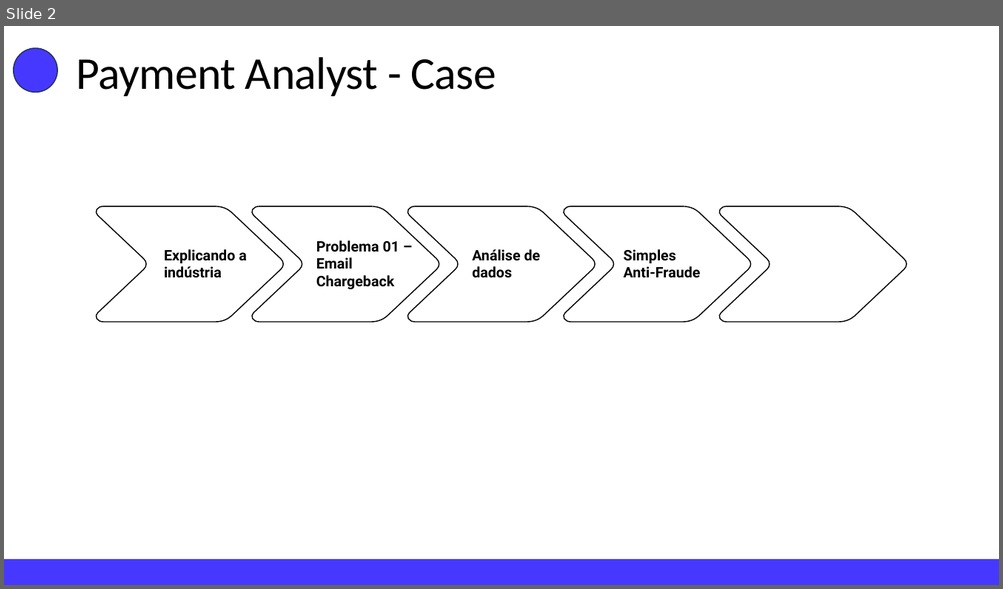
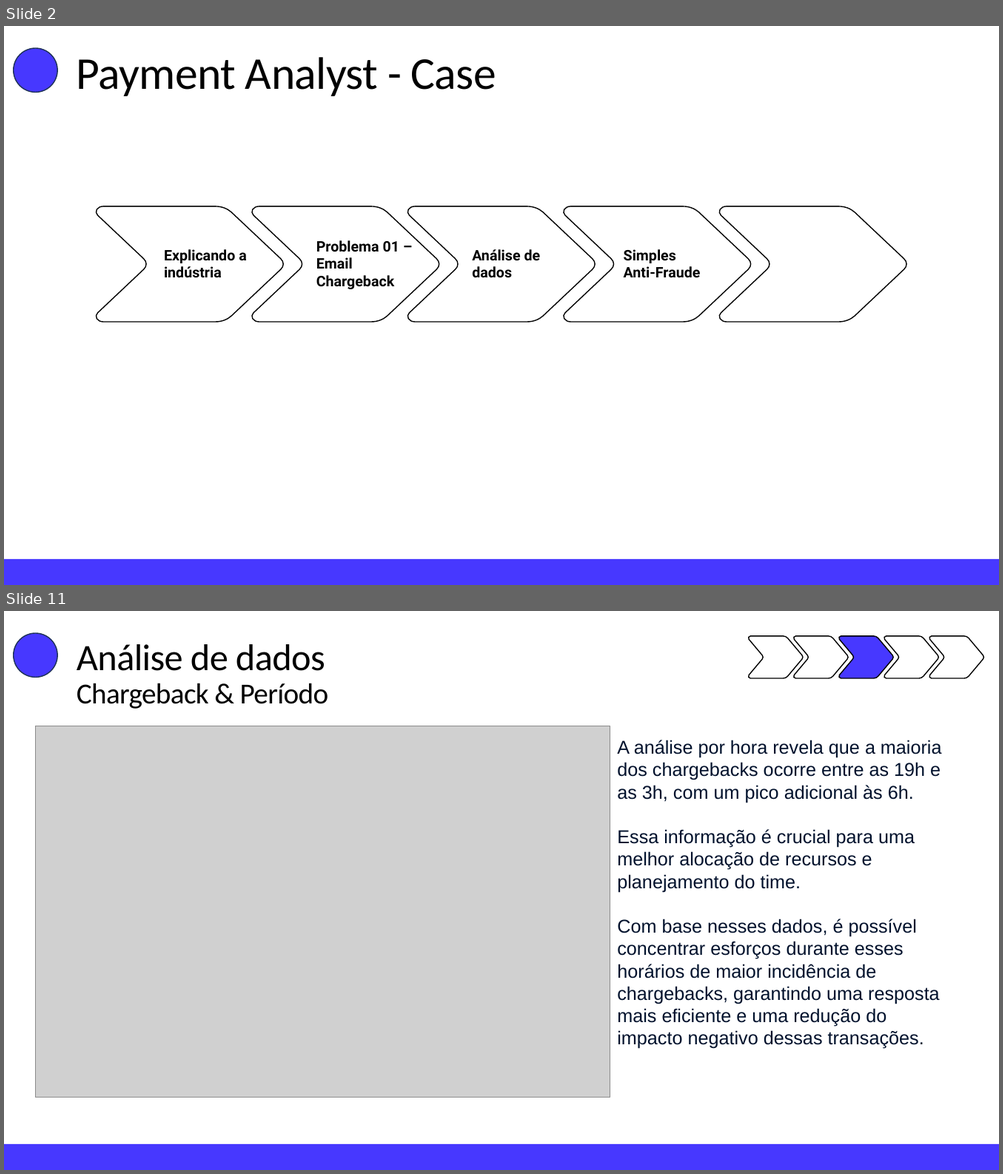
Before and after one commit to andreggalvao/CloudWalk-test, a slide deck: PPT-Teste.pptx. Shown one above the other, each under a label of ours: slide 2 before the commit, slides 2 and 11 after it; the slides between them are not shown. The pictures are 1003x589 and 1003x1174 pixels, drawn with LibreOffice and Linux fonts; fonts in the diff are those of the drawing; grey boxes stand for pictures. Boxes give left, top, right and bottom in pixels: in the first picture for what was removed or moved away, otherwise in the second. Text is boxed around its words. In the diff, an @@ line names an element or a change of style, - is before the commit and + after.

```diff
--- a/PPT-Teste.pptx
+++ b/PPT-Teste.pptx
@@ slide 11 added at (x1=4, y1=611, x2=999, y2=1170), background #FFFFFF @@
@@ ellipse added at (x1=14, y1=633, x2=58, y2=678), fill #4738FF, outline #1E3256 1 pt @@
@@ text added at (x1=77, y1=644, x2=325, y2=671), 36 pt, text #000000 @@
+Análise de dados
@@ freeform shape added at (x1=748, y1=636, x2=802, y2=679), outline #000000 1 pt @@
@@ freeform shape added at (x1=794, y1=636, x2=848, y2=679), outline #000000 1 pt @@
@@ freeform shape added at (x1=839, y1=636, x2=893, y2=679), fill #4738FF, outline #000000 1 pt @@
@@ freeform shape added at (x1=884, y1=636, x2=938, y2=679), fill #FFFFFF, outline #000000 1 pt @@
@@ freeform shape added at (x1=929, y1=636, x2=984, y2=679), fill #FFFFFF, outline #000000 1 pt @@
@@ text added at (x1=77, y1=683, x2=329, y2=709), 28 pt, text #000000 @@
+Chargeback & Período
@@ picture added at (x1=35, y1=726, x2=610, y2=1097) @@
@@ text added at (x1=617, y1=740, x2=942, y2=1049), 18 pt, text #00112C @@
+A análise por hora revela que a maioria dos chargebacks ocorre entre as 19h e as 3h, com um pico adicional às 6h.
+Essa informação é crucial para uma melhor alocação de recursos e planejamento do time.
+Com base nesses dados, é possível concentrar esforços durante esses horários de maior incidência de chargebacks, garantindo uma resposta mais eficiente e uma redução do impacto negativo dessas transações.
@@ rectangle added at (x1=4, y1=1145, x2=999, y2=1170), fill #4738FF @@
```
Also in this commit, not shown: 2 slides changed, 19 other slides added, 4 slides removed, 2 other files.
